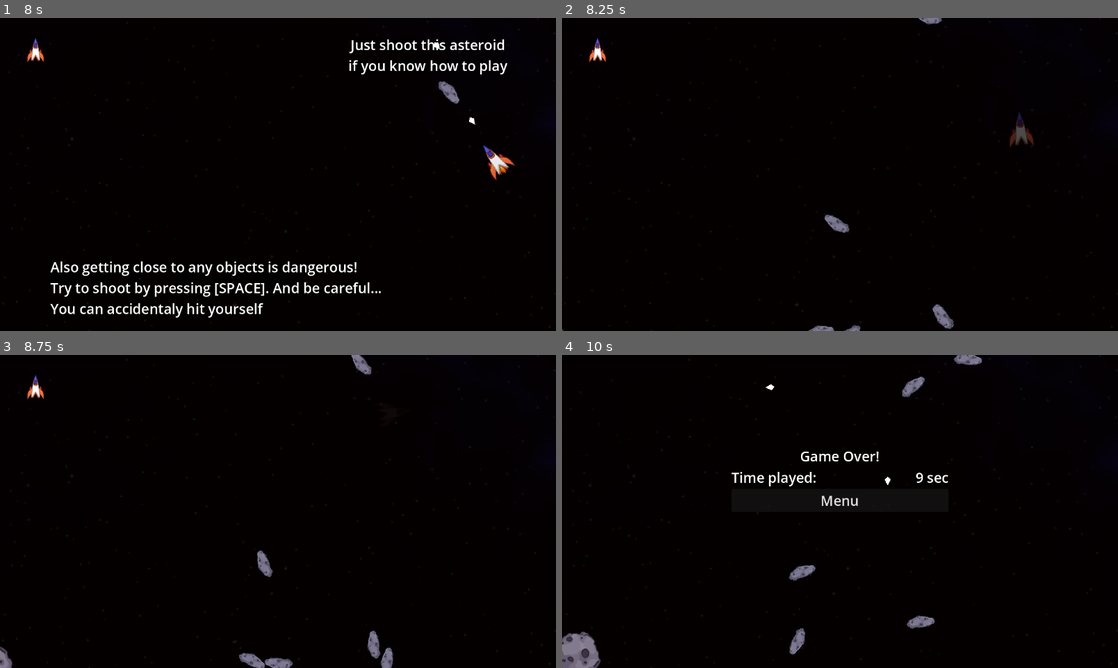
Above: before the commit, frames 1-4 (two rows, left to right).
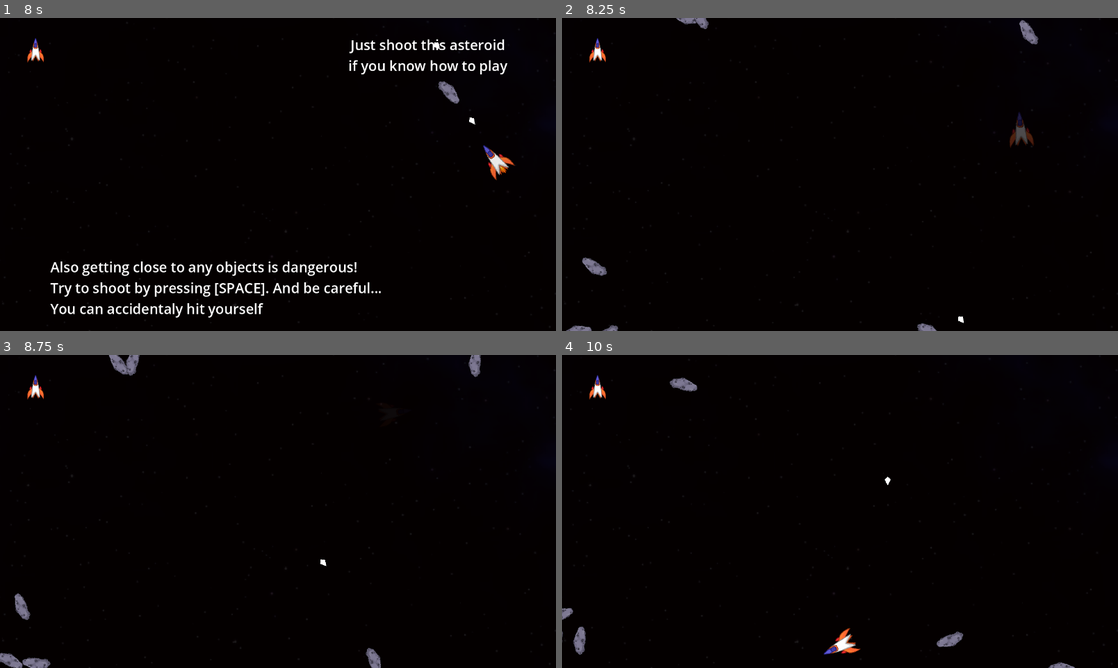
Above: after the commit, the same moments.

Repository: byKrem/ship-asteroids-space
Game: Godot game, scene res://Scenes/UI/main_menu.tscn
Same seed, same stepped clock (60 frames per second), same inputs: the game is played once before the commit and once after it.
Inputs:
- Up to frame 1 (8 s): click "Start" at 0.5 s; tap W (accelerate) at 1.25 s; hold D (rotate_right) 1.28-2.03 s; hold Space (shoot) 1.28-2.03 s; hold A (rotate_left) 2.03-2.78 s; tap Space (shoot) every 1.5 s from 2.1 to 6.6 s; hold D (rotate_right) 2.78-3.53 s; hold Space (shoot) 2.78-3.53 s; hold W (accelerate) 3.53-4.28 s; hold Space (shoot) 4.28-5.03 s; hold A (rotate_left) 4.28-6.53 s; hold Space (shoot) 5.78-6.53 s; hold D (rotate_right) 6.53-7.28 s; hold W (accelerate) from 7.28 s (still down); hold Space (shoot) from 7.28 s (still down)
- Up to frame 2 (8.25 s): release W (accelerate) at 8.03 s; release Space (shoot) at 8.03 s; hold D (rotate_right) from 8.03 s (still down); tap Space (shoot) at 8.1 s
- Up to frame 3 (8.75 s): keep holding D (rotate_right)
- Up to frame 4 (10 s): release D (rotate_right) at 8.78 s; hold Space (shoot) 8.78-9.53 s; hold A (rotate_left) from 8.78 s (still down); tap Space (shoot) at 9.6 s

Frame 1 is identical in both runs. In frame 2, 1.1% of the frame differs, in the area x 0-86%, y 0-100%; in frame 3, 1.7%; in frame 4, 2.8%, in the area x 0-93%, y 0-100%.

Commit message:
UFO's can not spawn before wave 5

Diff:
--- a/Scenes/GameObjects/mob_spawner.gd
+++ b/Scenes/GameObjects/mob_spawner.gd
@@ -4,23 +4,39 @@
 @export var base_coins : int = 3
 @export var maximum_objects : int = 6
 
+@onready var player: CharacterBody2D = $"../Player"
 @onready var coins : int = base_coins
 @onready var camera = get_viewport().get_camera_2d()
 @onready var camera_rect = camera.get_viewport_rect()
 @onready var spawn_area = Rect2(camera.global_position - camera_rect.size/2, camera_rect.size)
 
+var timer : SceneTreeTimer
+var lastPlayerPos : Vector2
+var waveCount : int = 1
+
+func _ready() -> void:
+	timer = get_tree().create_timer(0.3)
+	timer.timeout.connect(_on_timer_timeout)
+
+func _on_timer_timeout():
+	if player != null:
+		lastPlayerPos = player.global_position
+
 func rnd_spawn() -> void:
 	var spawn_count : int = clamp(coins,0,maximum_objects-get_child_count())
 	coins -= spawn_count
+	var difficulty = 1
+	if waveCount>5:
+		difficulty = difficulty - 1
 
 	for n in range(spawn_count):
-		var index = randi_range(0, mobs.size() - 1)
+		var index = randi_range(0, mobs.size() - 1 - difficulty)
 		var mob : CharacterBody2D = mobs[index].instantiate()
 
 		var angle = randf_range(0, TAU)
 		var distance = randi_range(200,1000) # MinDistance and MaxDistance
 
-		mob.global_position = $"../Player".global_position + Vector2(cos(angle), sin(angle)) * distance
+		mob.global_position = lastPlayerPos + Vector2(cos(angle), sin(angle)) * distance
 
 		mob.velocity = Vector2(cos(angle),sin(angle)) * 50
 
@@ -34,4 +50,5 @@
 	if get_child_count() - 1 == 0:
 		base_coins = base_coins * 1.5
 		coins = base_coins
+		waveCount = waveCount + 1
 		rnd_spawn()
